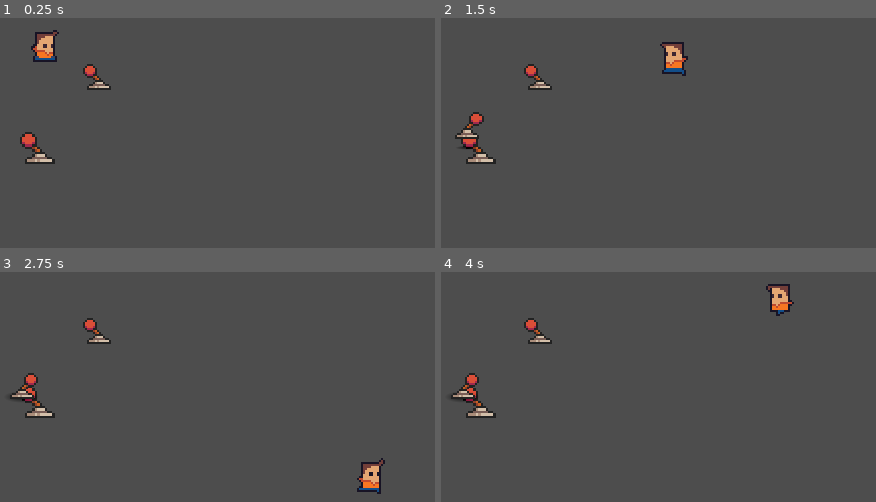
Above: before the commit, frames 1-4 (two rows, left to right).
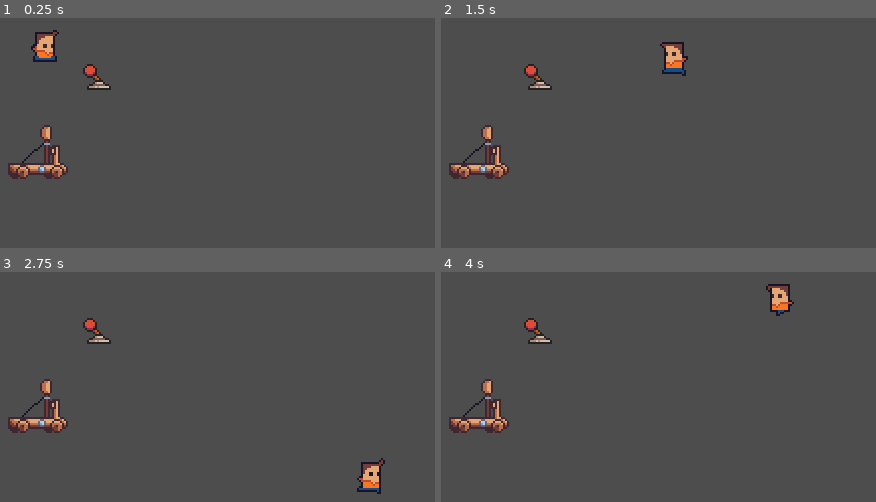
Above: after the commit, the same moments.

Repository: tiagobonetti/scaling-up
Game: Godot game, scene res://world.tscn
Same seed, same stepped clock (60 frames per second), same inputs: the game is played once before the commit and once after it.
Inputs (mouse positions are in pixels of both pictures, inside the frame that each line leads up to):
- Up to frame 1 (0.25 s): no input
- Up to frame 2 (1.5 s): move the mouse to (480, 146) at 0.52 s; press the mouse at (480, 146) at 0.53 s; hold Right (ui_right) 0.53-1.28 s; move the mouse to (545, 172) at 1.27 s; release the mouse at (545, 172) at 1.28 s; hold Down (ui_down) from 1.28 s (still down); click (545, 172) at 1.35 s
- Up to frame 3 (2.75 s): move the mouse to (295, 329) at 2.02 s; release Down (ui_down) at 2.03 s; press the mouse at (295, 329) at 2.03 s; hold Right (ui_right) from 2.03 s (still down)
- Up to frame 4 (4 s): move the mouse to (641, 479) at 2.77 s; release Right (ui_right) at 2.78 s; release the mouse at (641, 479) at 2.78 s; hold Up (ui_up) 2.78-3.53 s; click (641, 479) at 2.85 s; move the mouse to (862, 462) at 3.52 s; press the mouse at (862, 462) at 3.53 s; hold Left (ui_left) from 3.53 s (still down)

The runs differ from the first frame. In frame 1, 1.7% of the frame differs, in the area x 1-16%, y 46-70%; in frame 2, 2.0%, in the area x 1-16%, y 40-70%; in frame 3, 2.0%; in frame 4, 2.0%.

Commit message:
catapult: update catapult with animation

Diff:
--- a/Scenes/Entities/Catapult.tscn
+++ b/Scenes/Entities/Catapult.tscn
@@ -1,19 +1,22 @@
 [gd_scene load_steps=4 format=3 uid="uid://47fibceb80ku"]
 
 [ext_resource type="Script" path="res://Scripts/catapult.gd" id="1_cfnwn"]
-[ext_resource type="Texture2D" uid="uid://cuwfqeff5wg8t" path="res://Environments/lever_left.png" id="2_xrxw5"]
+[ext_resource type="SpriteFrames" uid="uid://efc3pq5m8d34" path="res://Environments/catapult.tres" id="2_c0ec6"]
 
 [sub_resource type="RectangleShape2D" id="RectangleShape2D_k56c4"]
+size = Vector2(30, 8)
 
 [node name="Area2D" type="Area2D"]
 script = ExtResource("1_cfnwn")
 
-[node name="Sprite2D" type="Sprite2D" parent="."]
-position = Vector2(0, -4.76837e-07)
-scale = Vector2(1.25, 1.25)
-texture = ExtResource("2_xrxw5")
-
 [node name="CollisionShape2D" type="CollisionShape2D" parent="."]
+position = Vector2(-1, 12)
 shape = SubResource("RectangleShape2D_k56c4")
 
+[node name="AnimatedSprite2D" type="AnimatedSprite2D" parent="."]
+position = Vector2(-2, 0)
+scale = Vector2(-1, 1)
+sprite_frames = ExtResource("2_c0ec6")
+animation = &"idle"
+
 [connection signal="input_event" from="." to="." method="_begin_drag"]
--- a/Scenes/Entities/Product.tscn
+++ b/Scenes/Entities/Product.tscn
@@ -1,14 +1,14 @@
 [gd_scene load_steps=6 format=3 uid="uid://i5coa7tq7tkk"]
 
-[ext_resource type="Texture2D" uid="uid://dhmnhjm67x37u" path="res://Environments/lever_right.png" id="1_fstiq"]
 [ext_resource type="Script" path="res://Scripts/product.gd" id="1_nwbf5"]
 [ext_resource type="Texture2D" uid="uid://dqqksljnlpe48" path="res://Sprites/shadow.webp" id="2_ydlfx"]
+[ext_resource type="SpriteFrames" uid="uid://cpyfvw6gqfioj" path="res://Effect/Product.tres" id="3_rg581"]
 
 [sub_resource type="CanvasItemMaterial" id="CanvasItemMaterial_bdwon"]
 blend_mode = 2
 
-[sub_resource type="ConvexPolygonShape2D" id="ConvexPolygonShape2D_8hh4x"]
-points = PackedVector2Array(-6, -2.41, -6, 4.445, 1, 7, 7.5, 4.005, 7.515, -2.62, 0.795, -6.34)
+[sub_resource type="CircleShape2D" id="CircleShape2D_dwnvi"]
+radius = 4.12311
 
 [node name="Area2D2" type="Area2D"]
 script = ExtResource("1_nwbf5")
@@ -16,13 +16,14 @@
 [node name="Shadow" type="Sprite2D" parent="."]
 modulate = Color(1, 1, 1, 0.219608)
 material = SubResource("CanvasItemMaterial_bdwon")
-position = Vector2(-1.25, 6.125)
-scale = Vector2(0.0488282, 0.022461)
+position = Vector2(0, 4)
+scale = Vector2(0.0292969, 0.0107422)
 texture = ExtResource("2_ydlfx")
 
-[node name="LeverRight" type="Sprite2D" parent="."]
-position = Vector2(-1, 0)
-texture = ExtResource("1_fstiq")
+[node name="AnimatedSprite2D" type="AnimatedSprite2D" parent="."]
+position = Vector2(-1.19209e-07, 1.19209e-07)
+scale = Vector2(0.666667, 0.666667)
+sprite_frames = ExtResource("3_rg581")
 
 [node name="CollisionShape2D" type="CollisionShape2D" parent="."]
-shape = SubResource("ConvexPolygonShape2D_8hh4x")
+shape = SubResource("CircleShape2D_dwnvi")
--- a/Scripts/catapult.gd
+++ b/Scripts/catapult.gd
@@ -10,6 +10,9 @@
 var is_dragging = false
 var redraw = false
 var debug_drawing = true
+
+
+@onready var sprite = $AnimatedSprite2D
 
 
 func from_screen_coordinates(x):
@@ -58,6 +61,7 @@
 
 func _begin_drag(viewport, event, _shape_idx):
 	if event.is_action_pressed("ui_press"):
+		sprite.play("load")
 		viewport.set_input_as_handled()
 		start_position = from_screen_coordinates(event.position)
 		current_position = from_screen_coordinates(event.position)
@@ -73,6 +77,8 @@
 		is_dragging = false
 		redraw = debug_drawing
 
+		sprite.play("fire")
+
 		var launched_product = Product.instantiate()
 		add_child(launched_product)
 		launched_product.position = start_position
--- a/Scripts/product.gd
+++ b/Scripts/product.gd
@@ -14,16 +14,21 @@
 # Called every frame. 'delta' is the elapsed time since the previous frame.
 func _process(delta):
 	m_time += delta
-	if m_arc and (m_time < m_arc.total_time):
-		var xyz = m_arc.position_at(m_time)
-		position = Transform.faux_3d(xyz)
-		scale = Vector2(1.0 / (1.0 - 0.005 * xyz[1]), 1.0 / (1.0 - 0.005 * xyz[1]))
-		get_node("Shadow").scale = Vector2(0.7 / (10.0 + xyz[1]), 0.07 / (3.0 + xyz[1]))
-		get_node("Shadow").position = Vector2(-1.4, 6.125 + Transform.PERSPECTIVE_FACTOR * xyz[1])
+	if m_arc:
+		if m_time < m_arc.total_time:
+			var xyz = m_arc.position_at(m_time)
+			position = Transform.faux_3d(xyz)
+			var size_factor = 1.0 / (1.0 - 0.005 * xyz[1])
+			scale = Vector2(size_factor, size_factor)
+			get_node("Shadow").scale = Vector2(0.3 / (7.0 + 0.1 * xyz[1]), 0.03 / (2.0 + 0.1 * xyz[1]))
+			get_node("Shadow").position = Vector2(0, 3 + Transform.PERSPECTIVE_FACTOR * xyz[1] / size_factor)
+		else:
+			pass
+
 
 
 func follow_arc(arc):
 	m_arc = arc
 	m_time = 0
 	position = Transform.faux_3d(m_arc.position_at(0))
-	get_node("Shadow").position = Vector2(-1.25, 6.125 + m_arc.position_at(0)[1])
+	get_node("Shadow").position = Vector2(0, 3 + m_arc.position_at(0)[1])
